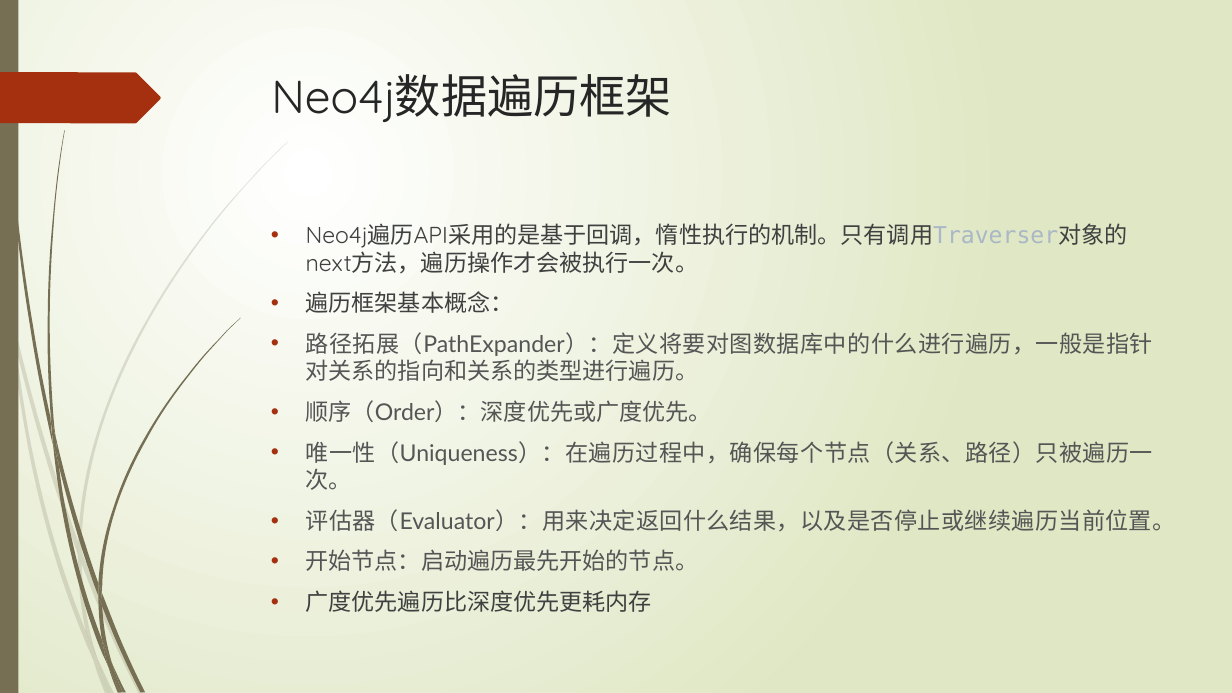
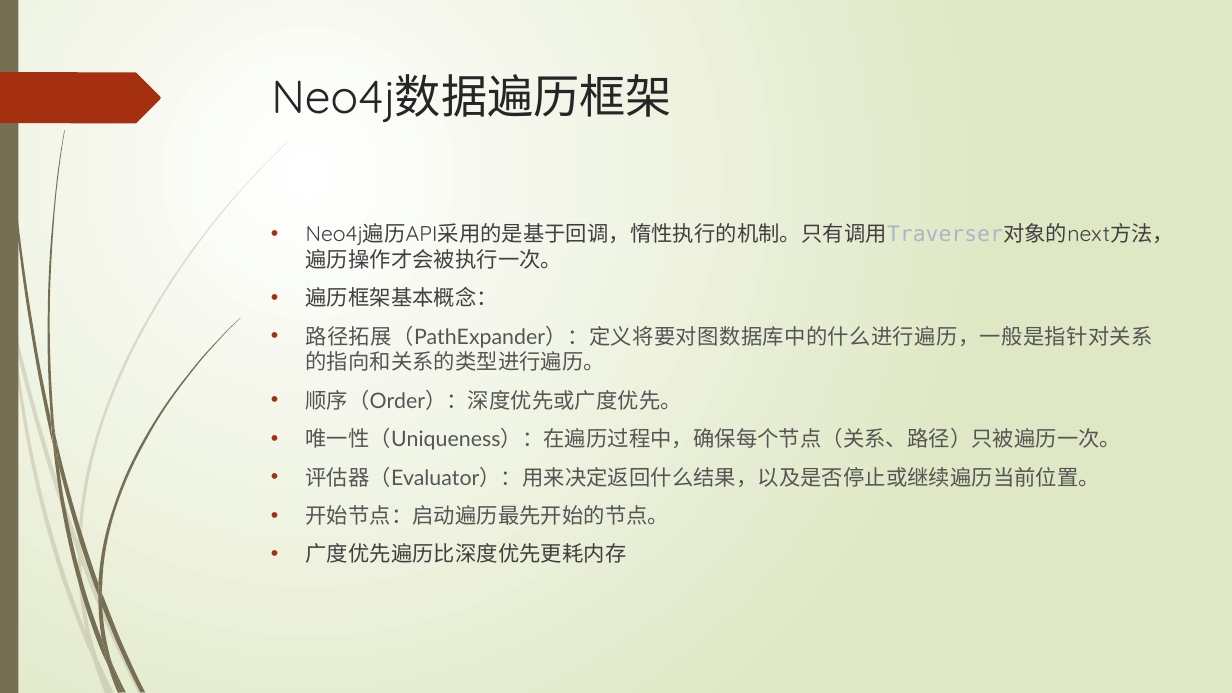
Before and after one commit to xljnc/thor, a slide deck: slide 13 of doc/Neo4j简介.pptx. Drawn at 1232x693 pixels with LibreOffice and Linux fonts; fonts in the diff are those of the drawing. Boxes give left, top, right and bottom in pixels: in the first picture for what was removed or moved away, otherwise in the second. Text is boxed around its words. In the diff, an @@ line names an element or a change of style, - is before the commit and + after.

```diff
--- a/doc/Neo4j简介.pptx
+++ b/doc/Neo4j简介.pptx
@@ text "Neo4j遍历API采用的是基于回调，惰性执行的机制。只有调用Traverser对象的next方法，遍历操作才会被执行一 ..." at <box>306,219,1175,563</box>: size 18 to 16.6 pt @@
```
Also in this commit, not shown: 2 other slides changed.
